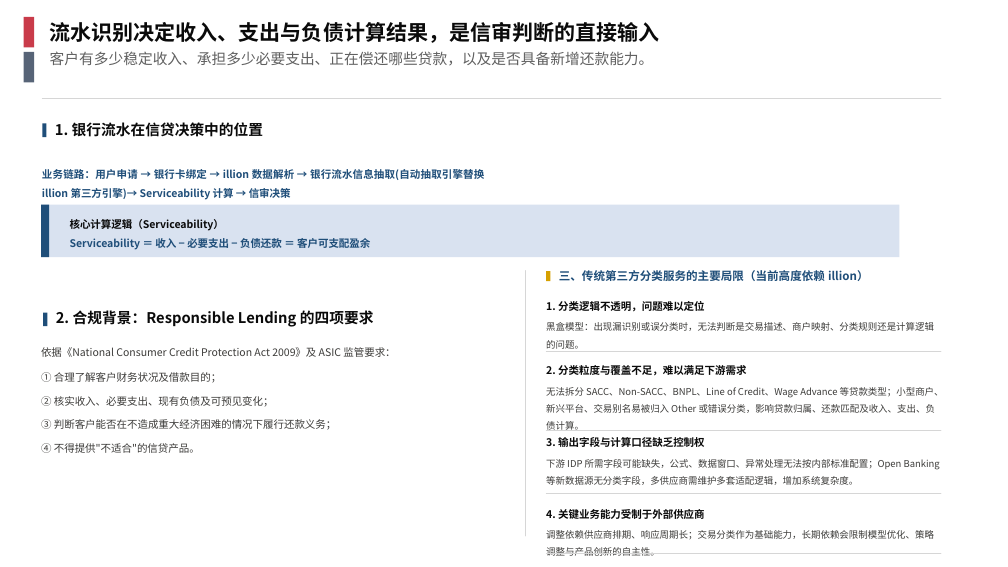
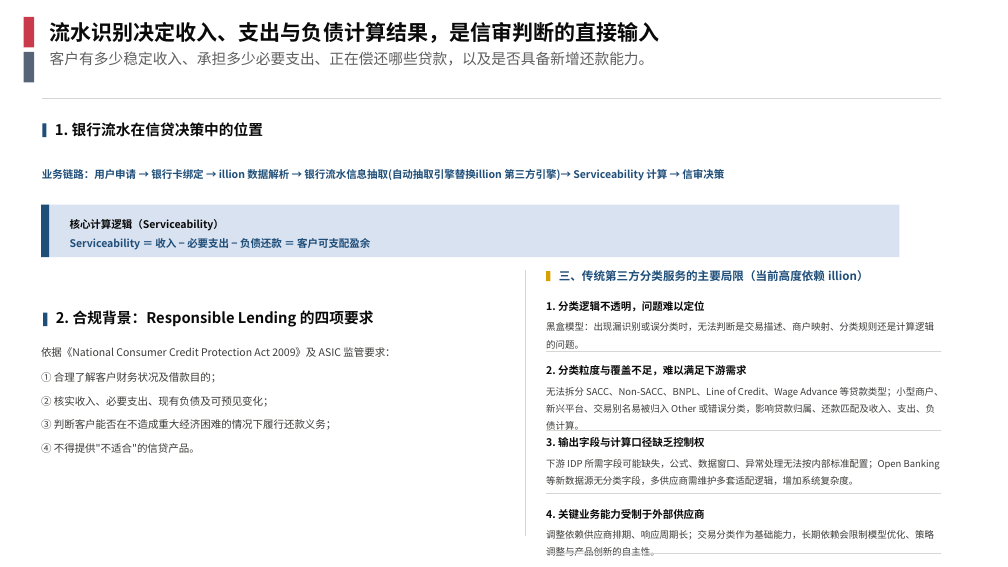
Before and after one commit to EliamZhang/AI-report-materials---August-13th, a slide deck: slide 1 of 银行流水分享_V1.4.pptx. Drawn at 1008x567 pixels with LibreOffice and Linux fonts; fonts in the diff are those of the drawing; background and template pictures are left out. Boxes give left, top, right and bottom in pixels: in the first picture for what was removed or moved away, otherwise in the second. Text is boxed around its words. In the diff, an @@ line names an element or a change of style, - is before the commit and + after.

```diff
--- a/银行流水分享_V1.4.pptx
+++ b/银行流水分享_V1.4.pptx
@@ text "业务链路：用户申请 → 银行卡绑定 → illion ..." rewrapped from <box>42,167,484,200</box> to <box>42,167,724,181</box> @@
```
Also in this commit, not shown: 3 other slides changed, 1 other file.
